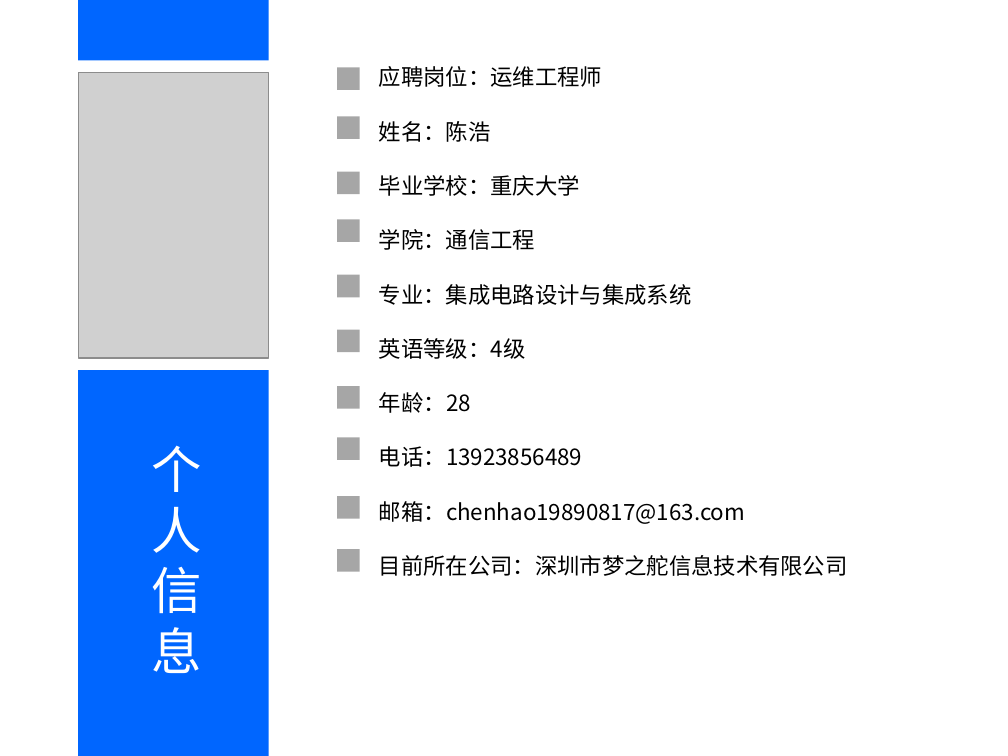
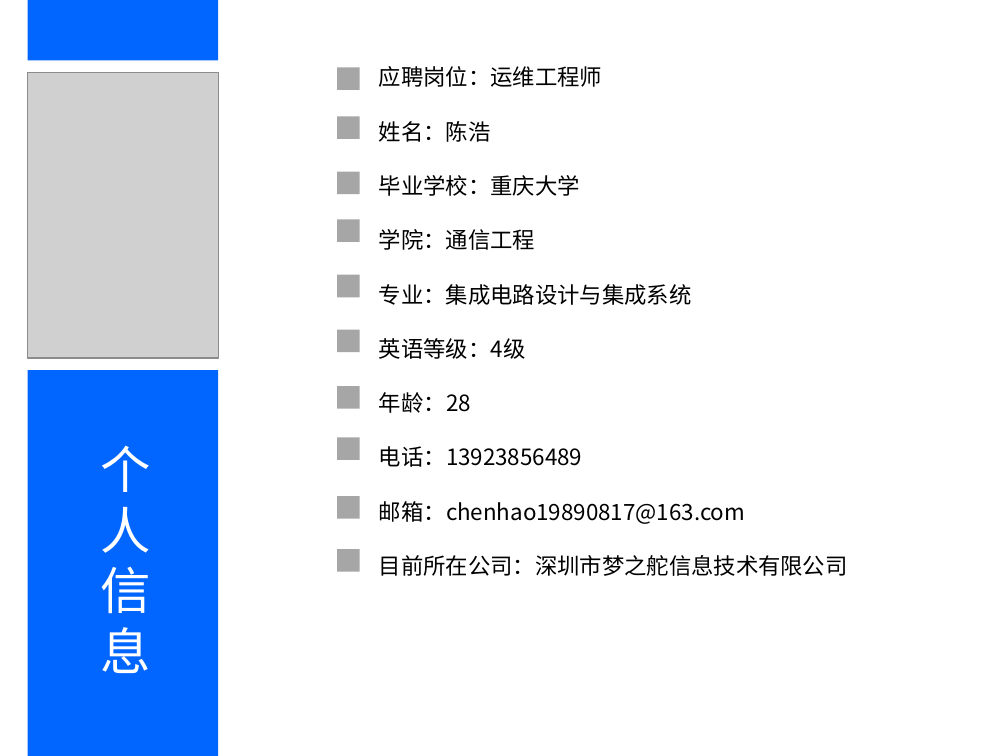
Before and after one commit to 641025266/resume, a slide deck: slide 1 of linux运维工程师-陈浩-重庆大学.ppt. Drawn at 1008x756 pixels with LibreOffice and Linux fonts; fonts in the diff are those of the drawing; grey boxes stand for pictures. Boxes give left, top, right and bottom in pixels: in the first picture for what was removed or moved away, otherwise in the second. Text is boxed around its words. In the diff, an @@ line names an element or a change of style, - is before the commit and + after.

```diff
--- a/linux运维工程师-陈浩-重庆大学.ppt
+++ b/linux运维工程师-陈浩-重庆大学.ppt
@@ 2 rectangles, 1 text, 1 picture: place and size @@
-2 rectangles, 1 text, 1 picture at [79,0,269,756]
+2 rectangles, 1 text, 1 picture at [27,0,218,756]
```
Also in this commit, not shown: 2 other slides changed, 1 other file.
